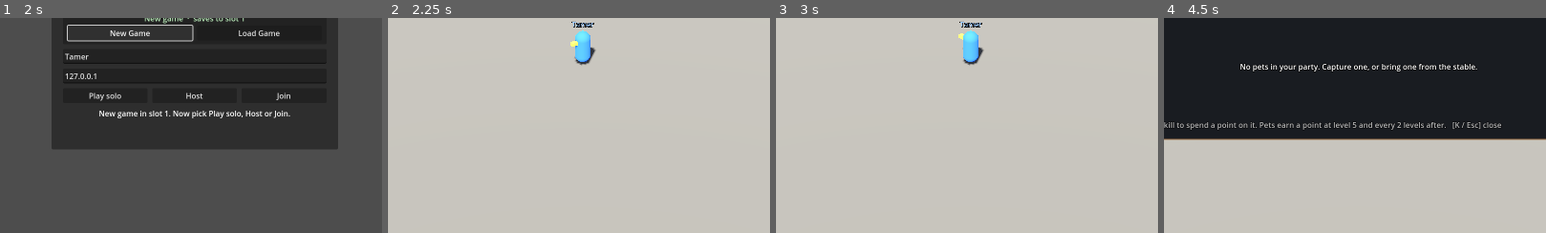
Above: before the commit, frames 1-4 (left to right).
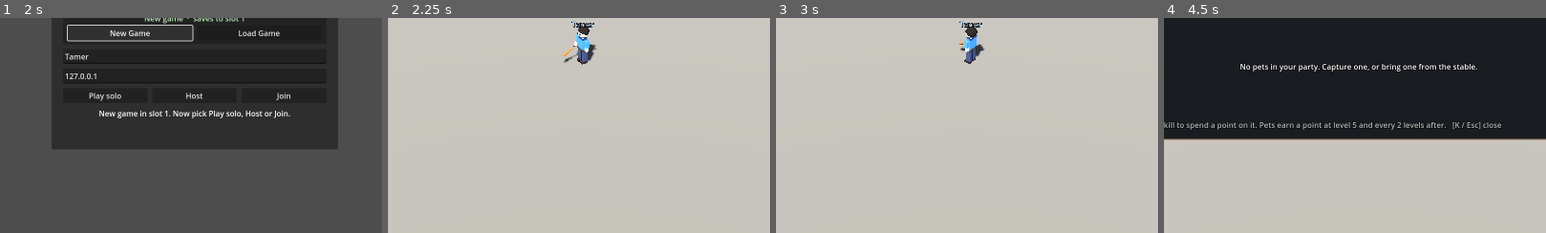
Above: after the commit, the same moments.

Repository: stealer999-design/Pack-Leader
Game: Godot game, scene res://scenes/main.tscn
The game is run twice, just before and just after one commit, with the same random seed, the same clock (stepped at 60 frames per second) and the same inputs.
Inputs:
- Up to frame 1 (2 s): click "New Game" at 0.5 s; click "New Game" at 1.25 s
- Up to frame 2 (2.25 s): click "Play solo" at 2 s
- Up to frame 3 (3 s): click "Pets: Aggressive [T]" at 2.75 s
- Up to frame 4 (4.5 s): click "Pets: Passive [T]" at 3.5 s; click "Pet skills [K]" at 4.25 s
The pictures show only the part of the screen within x 24-74%, y 40-90%; the shares and areas given below are measured in that part.

Frame 1 is identical in both runs. In frame 2, 0.7% of the frame differs, in the area x 45-55%, y 3-23%; in frame 3, 0.7%, in the area x 47-55%, y 3-23%; in frame 4, nothing differs.

Commit message:
The tamer is a person with a bat: walk cycle, bat swing, star bonks, 99% catch at 1 HP
- PersonModel replaces the capsule: legs, shirt in the player's colour,
  arms, head with hair, and a bat in the right hand. It walks at the pace
  it actually moves (so remote players animate too) and swings the bat.
- Every bat hit pops a ring of spinning stars over the target.
- The bat never takes a creature below 1 HP, and a creature at 1 HP is a
  99% capture.

Co-Authored-By: Claude Opus 5.5 <noreply@anthropic.com>
Claude-Session: https://claude.ai/code/session_01SHXn7uzAhXhqkDiK48VPSa

Diff:
--- a/scenes/player.tscn
+++ b/scenes/player.tscn
@@ -6,17 +6,6 @@
 [sub_resource type="CapsuleShape3D" id="shape"]
 radius = 0.4
 height = 1.8
-
-[sub_resource type="CapsuleMesh" id="body_mesh"]
-radius = 0.4
-height = 1.8
-
-[sub_resource type="StandardMaterial3D" id="facing_mat"]
-albedo_color = Color(0.95, 0.85, 0.3, 1)
-
-[sub_resource type="BoxMesh" id="facing_mesh"]
-material = SubResource("facing_mat")
-size = Vector3(0.2, 0.2, 0.5)
 
 [sub_resource type="SceneReplicationConfig" id="position_sync"]
 properties/0/path = NodePath(".:position")
@@ -61,14 +50,6 @@
 
 [node name="Model" type="Node3D" parent="."]
 
-[node name="Body" type="MeshInstance3D" parent="Model"]
-transform = Transform3D(1, 0, 0, 0, 1, 0, 0, 0, 1, 0, 0.9, 0)
-mesh = SubResource("body_mesh")
-
-[node name="Facing" type="MeshInstance3D" parent="Model"]
-transform = Transform3D(1, 0, 0, 0, 1, 0, 0, 0, 1, 0, 1.3, -0.45)
-mesh = SubResource("facing_mesh")
-
 [node name="NameLabel" type="Label3D" parent="."]
 transform = Transform3D(1, 0, 0, 0, 1, 0, 0, 0, 1, 0, 2.3, 0)
 pixel_size = 0.009
--- a/scripts/creature.gd
+++ b/scripts/creature.gd
@@ -194,8 +194,11 @@
 
 
 ## Chance (0..1) that a capture attempt succeeds. Zero at full health.
-## `boost` multiplies it (Lucky Lemonade); it never goes above 95%.
+## `boost` multiplies it (Lucky Lemonade); it never goes above 95%, except that a
+## creature bonked down to 1 HP (the tamer's bat stops there) is a 99% catch.
 func capture_chance(boost := 1.0) -> float:
+	if health.current <= 1.0:
+		return 0.99
 	var missing := 1.0 - health.fraction()
 	return clampf(species.catch_rate * missing * 1.6 / (1.0 + 0.1 * (level - 1)) * boost, 0.0, 0.95)
 
--- /dev/null
+++ b/scripts/person_model.gd
@@ -0,0 +1,154 @@
+class_name PersonModel
+extends Node3D
+## The tamer: a little person built from simple meshes, holding a bat. Faces -Z.
+##
+## Animates itself on every peer: it walks (legs and arms swing) at the pace it
+## is actually moving, measured from its own position, so remote players animate
+## too without any extra syncing. swing() plays the bat swing.
+
+const SKIN := Color(0.96, 0.78, 0.62)
+const HIP_HEIGHT := 0.8
+const SHOULDER_HEIGHT := 1.42
+const REST_ARM := 0.35  ## The bat arm's angle at rest: a little forward, bat pointing ahead and down.
+
+## The shirt. Its material is the player's own, so hit flashes and slows tint it.
+var shirt: MeshInstance3D
+
+var _hips: Array[Node3D] = []  ## Left, right leg pivots.
+var _shoulders: Array[Node3D] = []  ## Left, right arm pivots.
+var _bat_arm: Node3D
+var _body: Node3D  ## Everything above the legs; bobs while walking.
+var _last_position := Vector3.INF
+var _speed := 0.0
+var _walk_phase := 0.0
+var _swinging := false
+
+
+func build(body_material: StandardMaterial3D, hair_color: Color) -> void:
+	var pants := _mat(Color(0.22, 0.25, 0.35))
+	var shoe := _mat(Color(0.18, 0.13, 0.1))
+	var skin := _mat(SKIN)
+	var hair := _mat(hair_color)
+	for x in [-0.14, 0.14]:
+		var hip := _pivot(self, Vector3(x, HIP_HEIGHT, 0))
+		_part(hip, _box(Vector3(0.2, 0.7, 0.22)), pants, Vector3(0, -0.38, 0))
+		_part(hip, _box(Vector3(0.22, 0.12, 0.32)), shoe, Vector3(0, -0.74, -0.05))
+		_hips.append(hip)
+	_body = _pivot(self, Vector3.ZERO)
+	shirt = _part(_body, _box(Vector3(0.56, 0.66, 0.32)), body_material, Vector3(0, 1.12, 0))
+	_part(_body, _box(Vector3(0.58, 0.1, 0.34)), _mat(Color(0.3, 0.2, 0.12)), Vector3(0, 0.82, 0))  # belt
+	# Head.
+	_part(_body, _box(Vector3(0.14, 0.1, 0.14)), skin, Vector3(0, 1.5, 0))  # neck
+	_part(_body, _sphere(0.27), skin, Vector3(0, 1.78, 0))
+	_part(_body, _sphere(0.29), hair, Vector3(0, 1.86, 0.05), Vector3(1, 0.75, 1))
+	for x in [-0.1, 0.1]:
+		_part(_body, _sphere(0.045), _mat(Color(0.1, 0.1, 0.12)), Vector3(x, 1.8, -0.25))
+	_part(_body, _box(Vector3(0.1, 0.03, 0.03)), _mat(Color(0.75, 0.35, 0.35)), Vector3(0, 1.68, -0.26))  # smile
+	# Arms: sleeve in the shirt colour, then a hand.
+	for x in [-0.36, 0.36]:
+		var shoulder := _pivot(_body, Vector3(x, SHOULDER_HEIGHT, 0))
+		_part(shoulder, _box(Vector3(0.16, 0.36, 0.18)), body_material, Vector3(0, -0.17, 0))
+		_part(shoulder, _box(Vector3(0.13, 0.26, 0.15)), skin, Vector3(0, -0.47, 0))
+		_shoulders.append(shoulder)
+	# The bat, in the right hand, resting on the shoulder.
+	_bat_arm = _shoulders[1]
+	# Held like a real grip: angled 45 degrees forward from the arm.
+	var bat := _pivot(_bat_arm, Vector3(0, -0.58, 0))
+	bat.name = "Bat"
+	bat.rotation.x = -PI / 4.0
+	var wood := _mat(Color(0.62, 0.4, 0.22))
+	_part(bat, _cylinder(0.035, 0.035, 0.3), _mat(Color(0.2, 0.12, 0.08)), Vector3(0, 0.0, 0), Vector3(-90, 0, 0))  # grip
+	_part(bat, _cylinder(0.09, 0.045, 0.65), wood, Vector3(0, 0, -0.47), Vector3(-90, 0, 0))
+	_part(bat, _sphere(0.09), wood, Vector3(0, 0, -0.8))
+	_rest_bat()
+
+
+func _process(delta: float) -> void:
+	# Walking pace from how far we actually moved (works for remote players too).
+	var pos := global_position
+	if _last_position != Vector3.INF and delta > 0.0:
+		var moved := Vector2(pos.x - _last_position.x, pos.z - _last_position.z).length() / delta
+		_speed = lerpf(_speed, moved, 1.0 - exp(-12.0 * delta))
+	_last_position = pos
+	var stride := clampf(_speed / 6.0, 0.0, 1.0)
+	_walk_phase += delta * (4.0 + _speed * 1.1) * (1.0 if stride > 0.05 else 0.0)
+	var swing := sin(_walk_phase) * 0.75 * stride
+	_hips[0].rotation.x = swing
+	_hips[1].rotation.x = -swing
+	_shoulders[0].rotation.x = -swing * 0.8
+	if not _swinging:
+		_bat_arm.rotation.x = lerpf(_bat_arm.rotation.x, REST_ARM + swing * 0.3, 1.0 - exp(-15.0 * delta))
+	_body.position.y = absf(sin(_walk_phase)) * 0.06 * stride
+	if stride <= 0.05:  # settle back to standing
+		_walk_phase = 0.0
+		for pivot in _hips:
+			pivot.rotation.x = lerpf(pivot.rotation.x, 0.0, 1.0 - exp(-12.0 * delta))
+
+
+## The bat swing: wind up over the right shoulder, sweep it flat across the
+## front, follow through to the left, then back to rest.
+func swing(duration := 0.28) -> void:
+	_swinging = true
+	var tween := create_tween()
+	tween.tween_property(_bat_arm, "rotation", Vector3(2.4, -0.7, 0.0), duration * 0.3) \
+			.set_trans(Tween.TRANS_QUAD).set_ease(Tween.EASE_OUT)
+	tween.tween_property(_bat_arm, "rotation", Vector3(0.85, 0.3, 0.0), duration * 0.2) \
+			.set_trans(Tween.TRANS_QUAD).set_ease(Tween.EASE_IN)
+	tween.tween_property(_bat_arm, "rotation", Vector3(0.85, 1.4, 0.0), duration * 0.2)
+	tween.tween_property(_bat_arm, "rotation", Vector3(REST_ARM, 0.0, 0.0), duration * 0.3)
+	tween.tween_callback(func() -> void: _swinging = false)
+
+
+func _rest_bat() -> void:
+	_bat_arm.rotation = Vector3(REST_ARM, 0.0, 0.0)
+
+
+# --- Mesh helpers -------------------------------------------------------------------
+
+func _pivot(parent: Node3D, pos: Vector3) -> Node3D:
+	var pivot := Node3D.new()
+	pivot.position = pos
+	parent.add_child(pivot)
+	return pivot
+
+
+func _part(parent: Node3D, mesh: Mesh, mat: Material, pos: Vector3, rot_deg := Vector3.ZERO,
+		scl := Vector3.ONE) -> MeshInstance3D:
+	var part := MeshInstance3D.new()
+	part.mesh = mesh
+	part.material_override = mat
+	part.position = pos
+	part.rotation_degrees = rot_deg
+	part.scale = scl
+	parent.add_child(part)
+	return part
+
+
+func _mat(color: Color) -> StandardMaterial3D:
+	var mat := StandardMaterial3D.new()
+	mat.albedo_color = color
+	return mat
+
+
+func _box(size: Vector3) -> BoxMesh:
+	var mesh := BoxMesh.new()
+	mesh.size = size
+	return mesh
+
+
+func _sphere(r: float) -> SphereMesh:
+	var mesh := SphereMesh.new()
+	mesh.radius = r
+	mesh.height = r * 2.0
+	mesh.radial_segments = 16
+	mesh.rings = 8
+	return mesh
+
+
+func _cylinder(top: float, bottom: float, height: float) -> CylinderMesh:
+	var mesh := CylinderMesh.new()
+	mesh.top_radius = top
+	mesh.bottom_radius = bottom
+	mesh.height = height
+	mesh.radial_segments = 10
+	return mesh
--- a/scripts/player.gd
+++ b/scripts/player.gd
@@ -11,6 +11,8 @@
 const RIVAL_COMMAND := "@rival"
 ## Potions a player can carry. Everyone starts each level with a full set.
 const MAX_POTIONS := 2
+const HAIR_COLORS: Array[Color] = [Color(0.3, 0.18, 0.1), Color(0.12, 0.1, 0.08), Color(0.85, 0.65, 0.3),
+		Color(0.6, 0.25, 0.12), Color(0.45, 0.32, 0.2)]
 
 @export_group("Movement")
 @export var move_speed := 10.5
@@ -94,6 +96,7 @@
 var _gravity: float = ProjectSettings.get_setting("physics/3d/default_gravity")
 var _material := StandardMaterial3D.new()
 var _swing_fx: MeshInstance3D
+var person: PersonModel
 
 @onready var world: World = get_tree().get_first_node_in_group("world")
 @onready var health: Health = $Health
@@ -113,7 +116,10 @@
 	for i in MAX_STABLE:
 		stable.append({})
 	_material.albedo_color = color
-	$Model/Body.material_override = _material
+	person = PersonModel.new()
+	person.name = "Person"
+	model.add_child(person)
+	person.build(_material, HAIR_COLORS[absi(peer_id) % HAIR_COLORS.size()])
 	name_label.text = display_name
 	name_label.modulate = color.lightened(0.3)
 	_swing_fx = _build_swing_fx()
@@ -292,12 +298,19 @@
 		var to := enemy.global_position - global_position
 		to.y = 0.0
 		if aim.angle_to(to.normalized()) <= half_arc:
-			enemy.receive_damage(attack_damage, self, to.normalized() * knockback)
+			var damage := attack_damage
+			if enemy is Creature:
+				# The bat only weakens creatures: it never takes them below 1 HP,
+				# so they're left ready to capture (a 99% chance at 1 HP).
+				damage = maxf(minf(damage, enemy.health.current - 1.0), 0.0)
+			enemy.receive_damage(damage, self, to.normalized() * knockback)
+			world.play_bonk.rpc(enemy.global_position + Vector3.UP * (enemy.radius() * 2.0 + 0.4))
 	for crate in world.crates_near(global_position, attack_range):
 		var to := crate.global_position - global_position
 		to.y = 0.0
 		if to.length() < 0.01 or aim.angle_to(to.normalized()) <= half_arc:
 			crate.hit(attack_damage)
+			world.play_bonk.rpc(crate.global_position + Vector3.UP * 1.2)
 	_show_swing.rpc(aim)
 
 
@@ -730,6 +743,7 @@
 
 
 func _play_swing_fx() -> void:
+	person.swing(attack_cooldown * 0.7)
 	_swing_fx.visible = true
 	_swing_fx.scale = Vector3(0.6, 1.0, 0.6)
 	var tween := create_tween()
@@ -754,7 +768,7 @@
 	mat.shading_mode = BaseMaterial3D.SHADING_MODE_UNSHADED
 	mat.transparency = BaseMaterial3D.TRANSPARENCY_ALPHA
 	mat.cull_mode = BaseMaterial3D.CULL_DISABLED
-	mat.albedo_color = Color(1.0, 0.85, 0.3, 0.45)
+	mat.albedo_color = Color(1.0, 0.95, 0.8, 0.18)  # a faint swoosh behind the bat
 	var fx := MeshInstance3D.new()
 	fx.mesh = st.commit()
 	fx.material_override = mat
--- a/scripts/world.gd
+++ b/scripts/world.gd
@@ -60,6 +60,7 @@
 var _zones: Array[Dictionary] = []
 ## Server: armed traps (Mud Trap) waiting for an enemy to step on them. See add_trap().
 var _traps: Array[Dictionary] = []
+var _star_mesh: ArrayMesh
 var _next_trap_id := 0
 
 @onready var level_root: Node3D = $Level
@@ -832,6 +833,53 @@
 	tween.tween_property(orb, "scale", Vector3.ONE * 5.0, 0.3)
 	tween.parallel().tween_property(mat, "albedo_color:a", 0.0, 0.3)
 	tween.tween_callback(orb.queue_free)
+
+
+## The bat's bonk: a ring of little yellow stars that pops up and spins around
+## the spot (above the head of whatever was hit), then fades.
+@rpc("authority", "call_local", "unreliable")
+func play_bonk(at: Vector3) -> void:
+	if _star_mesh == null:
+		_star_mesh = _make_star_mesh()
+	var ring := Node3D.new()
+	add_child(ring)
+	ring.global_position = at
+	var mat := StandardMaterial3D.new()
+	mat.shading_mode = BaseMaterial3D.SHADING_MODE_UNSHADED
+	mat.billboard_mode = BaseMaterial3D.BILLBOARD_ENABLED
+	mat.transparency = BaseMaterial3D.TRANSPARENCY_ALPHA
+	mat.cull_mode = BaseMaterial3D.CULL_DISABLED
+	mat.no_depth_test = true
+	mat.albedo_color = Color(1.0, 0.92, 0.3)
+	for i in 5:
+		var star := MeshInstance3D.new()
+		star.mesh = _star_mesh
+		star.material_override = mat
+		star.position = Vector3.FORWARD.rotated(Vector3.UP, TAU * i / 5.0) * 0.45
+		ring.add_child(star)
+	ring.scale = Vector3.ONE * 0.2
+	var tween := ring.create_tween().set_parallel()
+	tween.tween_property(ring, "scale", Vector3.ONE, 0.15).set_trans(Tween.TRANS_BACK).set_ease(Tween.EASE_OUT)
+	tween.tween_property(ring, "rotation:y", TAU * 0.6, 0.7)
+	tween.tween_property(ring, "position:y", at.y + 0.3, 0.7)
+	tween.tween_property(mat, "albedo_color:a", 0.0, 0.3).set_delay(0.4)
+	tween.chain().tween_callback(ring.queue_free)
+
+
+## A flat five-pointed star, 0.32 across, facing +Z (billboarded when drawn).
+func _make_star_mesh() -> ArrayMesh:
+	var st := SurfaceTool.new()
+	st.begin(Mesh.PRIMITIVE_TRIANGLES)
+	var points: Array[Vector3] = []
+	for i in 10:
+		var r := 0.16 if i % 2 == 0 else 0.07
+		var angle := PI / 2.0 + TAU * i / 10.0
+		points.append(Vector3(cos(angle) * r, sin(angle) * r, 0.0))
+	for i in 10:
+		st.add_vertex(Vector3.ZERO)
+		st.add_vertex(points[i])
+		st.add_vertex(points[(i + 1) % 10])
+	return st.commit()
 
 
 ## Expanding ring that ends at `final_radius`.
Not shown: 1 places in scenes/player.tscn that only renumber resources
Not shown, added: scripts/person_model.gd.uid
